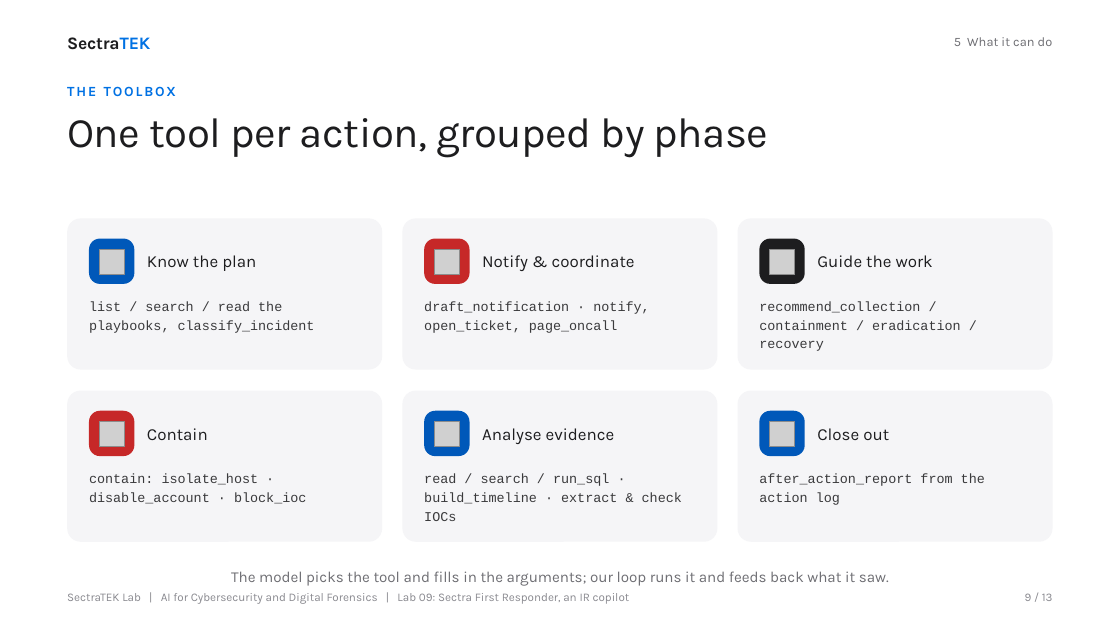
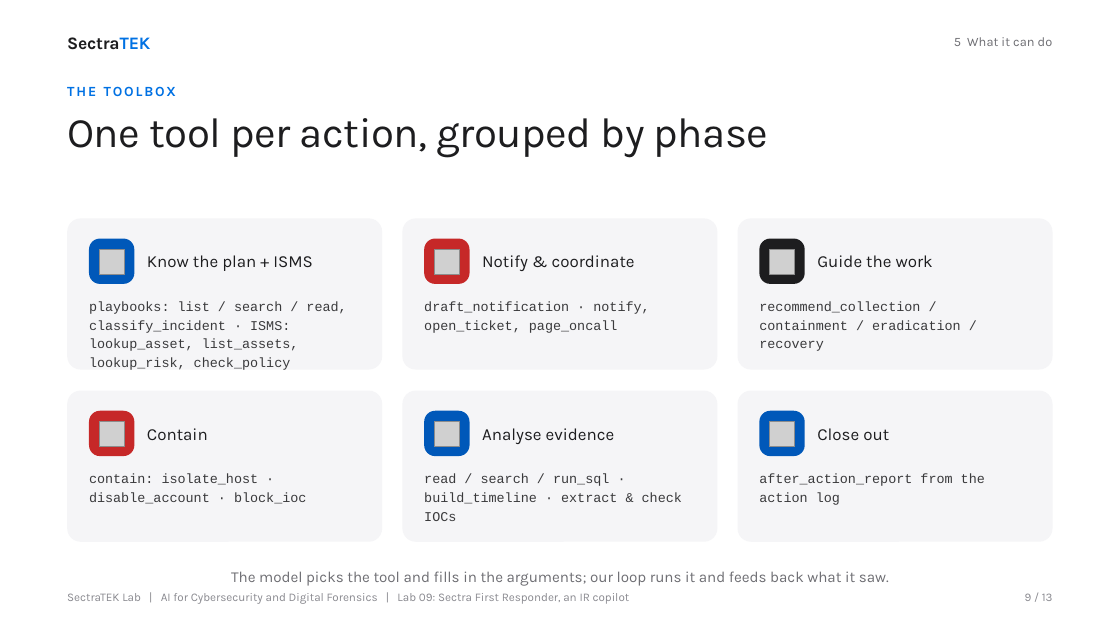
Before and after one commit to danjethh/sectratek-AI-Lab, a slide deck: slide 9 of lab09_llm_incident_response_copilot/slides/SectraTEK_Lab09_FirstResponder.pptx. Drawn at 1120x630 pixels with LibreOffice and Linux fonts; fonts in the diff are those of the drawing; grey boxes stand for pictures. Boxes give left, top, right and bottom in pixels: in the first picture for what was removed or moved away, otherwise in the second. Text is boxed around its words. In the diff, an @@ line names an element or a change of style, - is before the commit and + after.

```diff
--- a/lab09_llm_incident_response_copilot/slides/SectraTEK_Lab09_FirstResponder.pptx
+++ b/lab09_llm_incident_response_copilot/slides/SectraTEK_Lab09_FirstResponder.pptx
@@ text at <box>147,255,313,271</box>: text changed @@
-Know the plan
+Know the plan + ISMS
@@ text at <box>89,301,346,370</box>: text changed @@
-list / search / read the playbooks, classify_incident
+playbooks: list / search / read, classify_incident · ISMS: lookup_asset, list_assets, lookup_risk, check_policy
```
Also in this commit, not shown: 15 other files.
